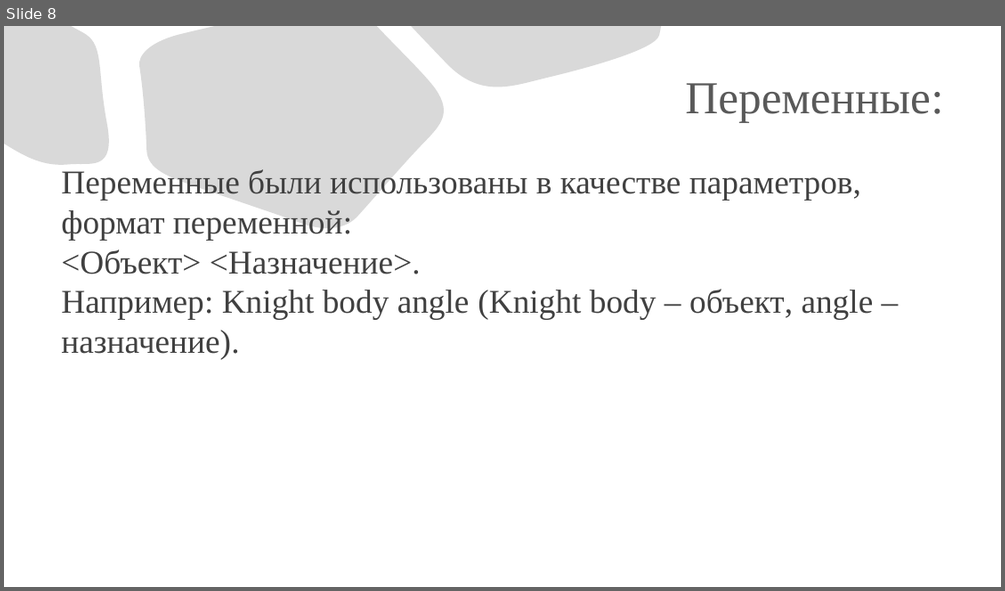
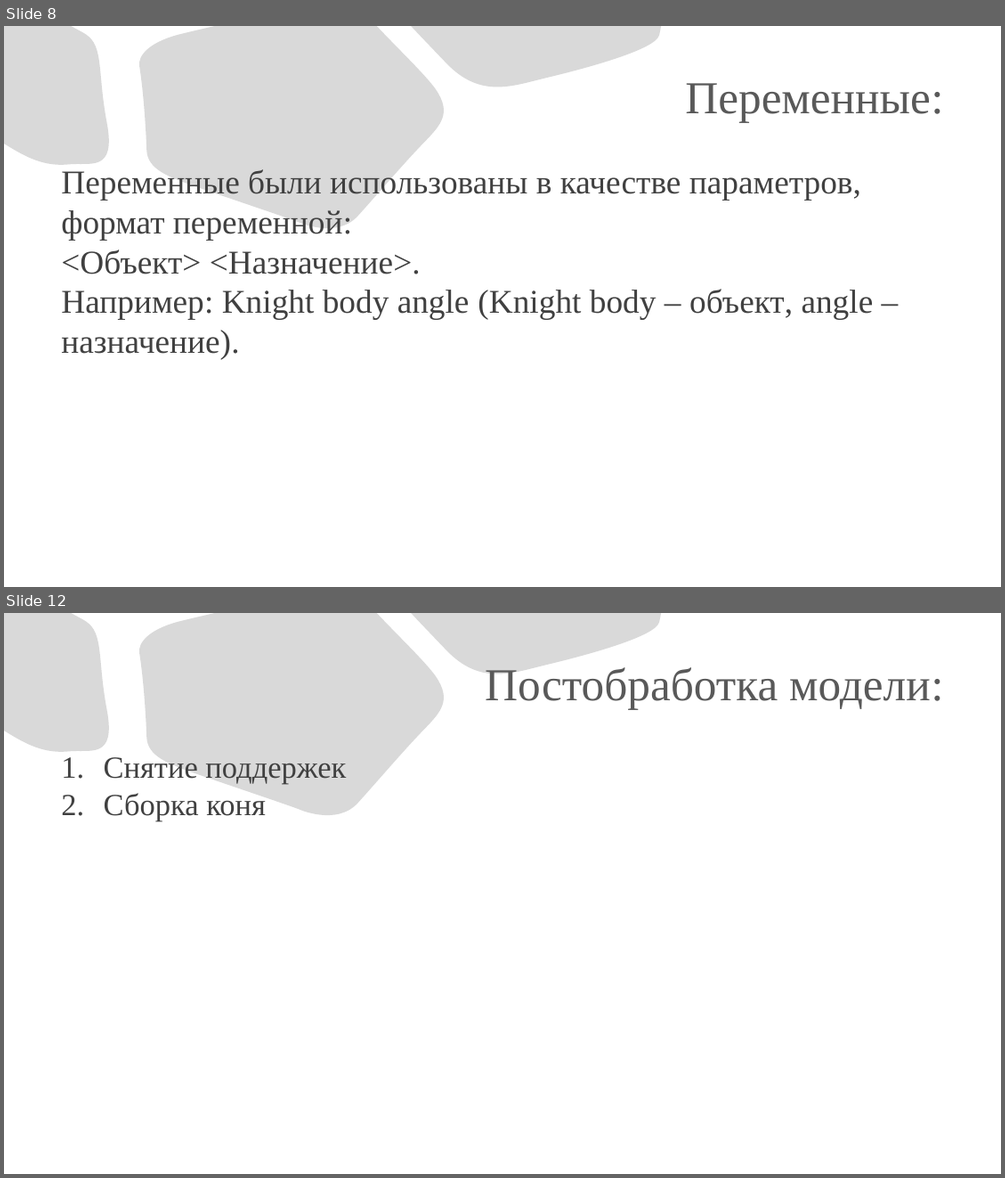
Before and after one commit to KuzovlevAnton/photos, a slide deck: Кузовлев Антон Презентация Шахматы.pptx. Shown one above the other, each under a label of ours: slide 8 before the commit, slides 8 and 12 after it; the slides between them are not shown. The pictures are 1005x591 and 1005x1178 pixels, drawn with LibreOffice and Linux fonts; fonts in the diff are those of the drawing. Boxes give left, top, right and bottom in pixels: in the first picture for what was removed or moved away, otherwise in the second. Text is boxed around its words. In the diff, an @@ line names an element or a change of style, - is before the commit and + after.

```diff
--- a/Кузовлев Антон Презентация Шахматы.pptx
+++ b/Кузовлев Антон Презентация Шахматы.pptx
@@ slide 12 added at box(4, 613, 1001, 1174), background #FFFFFF; not listed: 3 template elements that a slide beside it also shows @@
@@ title added at box(485, 667, 943, 710), 44 pt, text #595959 @@
+Постобработка модели:
@@ text added at box(104, 757, 346, 820), 29.6 pt, text #404040 @@
+1. Снятие поддержек
+2. Сборка коня
```
Also in this commit, not shown: 3 slides changed, 1 other slide added.
